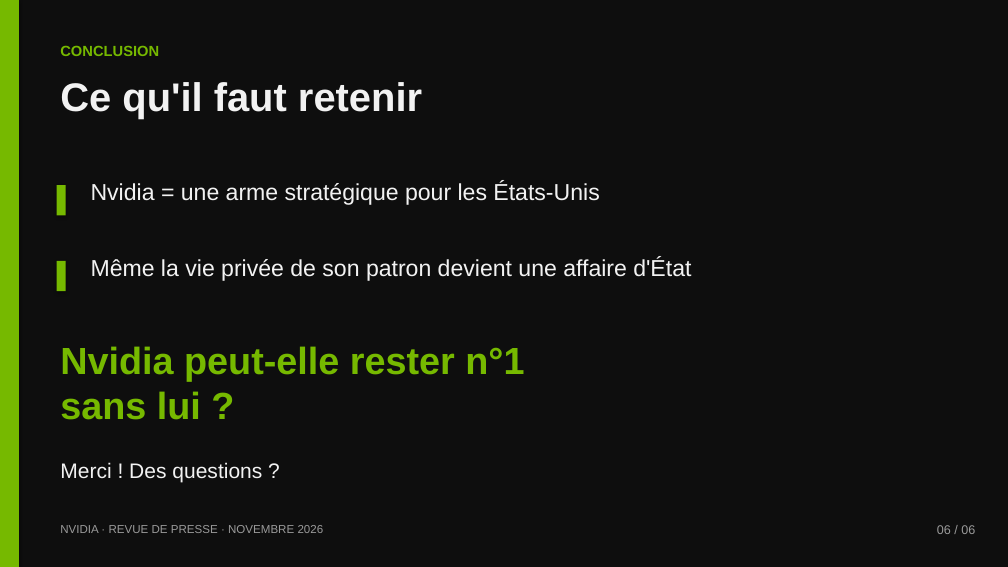
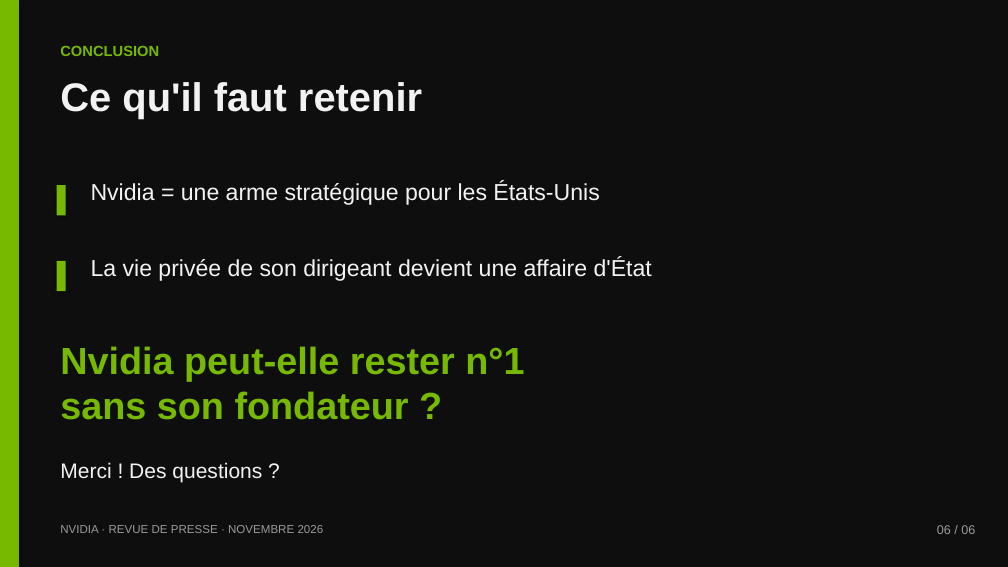
Before and after one commit to dehamnaadam-hue/Encole, a slide deck: slide 6 of nvidia/Nvidia-revue-de-presse.pptx. Drawn at 1008x567 pixels with LibreOffice and Linux fonts; fonts in the diff are those of the drawing. Boxes give left, top, right and bottom in pixels: in the first picture for what was removed or moved away, otherwise in the second. Text is boxed around its words. In the diff, an @@ line names an element or a change of style, - is before the commit and + after.

```diff
--- a/nvidia/Nvidia-revue-de-presse.pptx
+++ b/nvidia/Nvidia-revue-de-presse.pptx
@@ text at (x1=91, y1=257, x2=652, y2=281): text changed @@
-Même la vie privée de son patron devient une affaire d'État
+La vie privée de son dirigeant devient une affaire d'État
@@ text at (x1=60, y1=391, x2=409, y2=420): text changed @@
-sans lui ?
+sans son fondateur ?
```
Also in this commit, not shown: 3 other slides changed, 1 other file.
